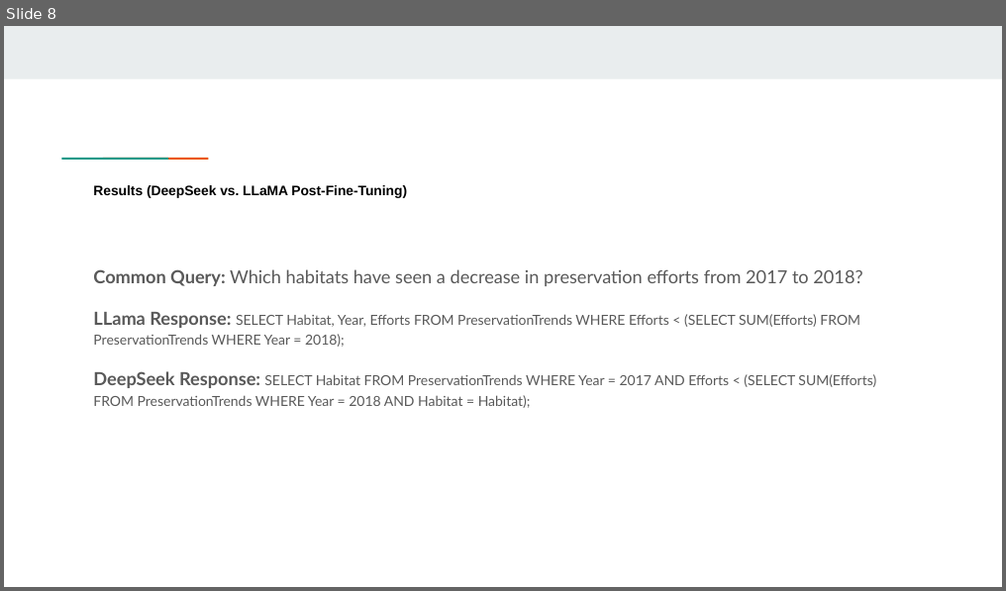
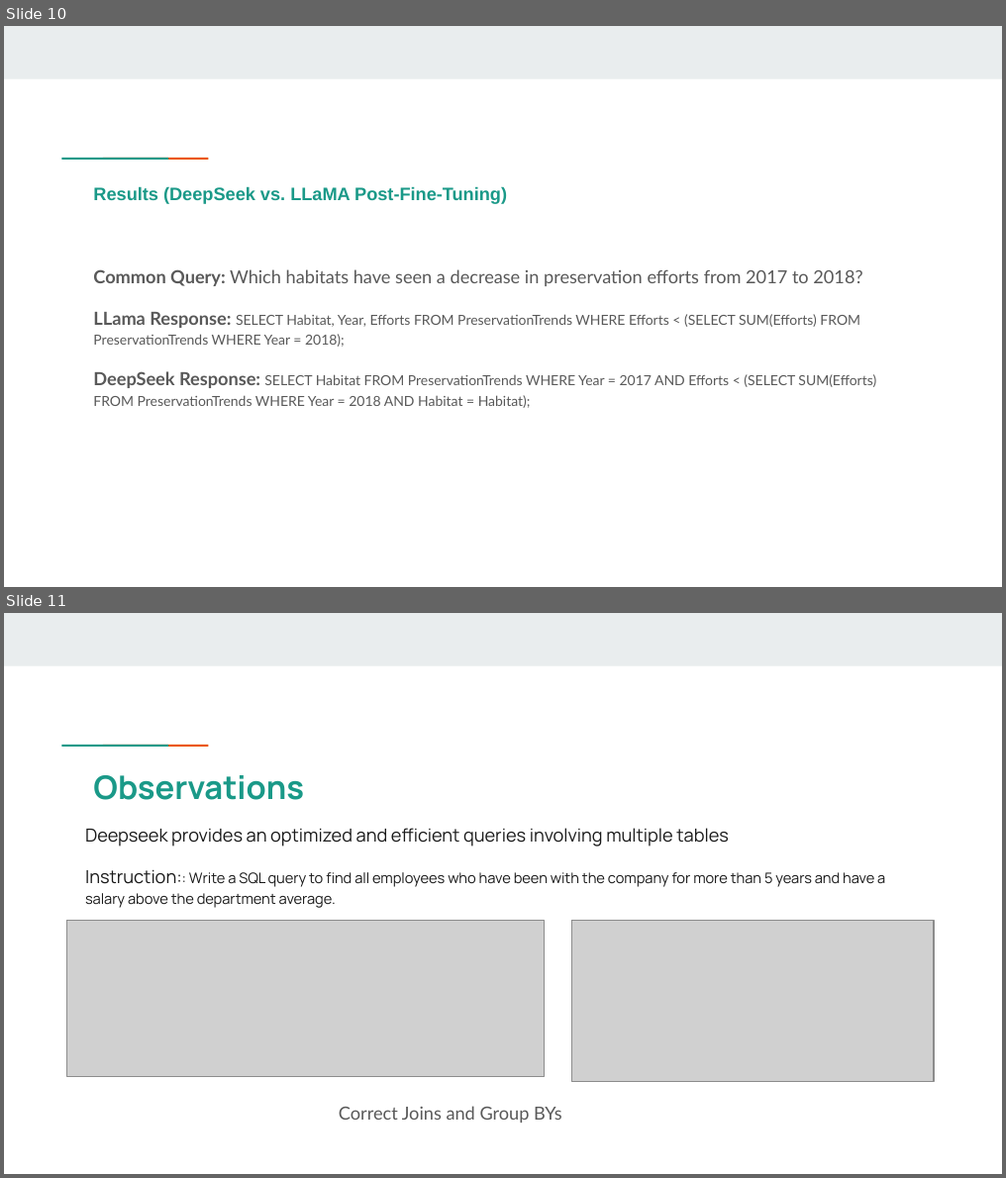
Before and after one commit to noelregis718/PrompttoSql, a slide deck: Mid-term Project.pptx. Shown one above the other, each under a label of ours: slide 8 before the commit, slides 10 and 11 after it. The pictures are 1006x591 and 1006x1178 pixels, drawn with LibreOffice and Linux fonts; fonts in the diff are those of the drawing; grey boxes stand for pictures. Boxes give left, top, right and bottom in pixels: in the first picture for what was removed or moved away, otherwise in the second. Text is boxed around its words. In the diff, an @@ line names an element or a change of style, - is before the commit and + after.

```diff
--- a/Mid-term Project.pptx
+++ b/Mid-term Project.pptx
@@ slide 11 added at bbox=[4, 613, 1002, 1174], background #FFFFFF; not listed: 3 template elements that a slide beside it also shows @@
@@ title added at bbox=[93, 775, 304, 800], 23.4 pt, text #1A9988, bold @@
+Observations
@@ text added at bbox=[85, 828, 885, 908], 10.5 pt, text #1A1A1A @@
+Deepseek provides an optimized and efficient queries involving multiple tables
+Instruction:: Write a SQL query to find all employees who have been with the company for more than 5 years and have a salary above the department average.
@@ picture added at bbox=[67, 920, 544, 1077] @@
@@ picture added at bbox=[572, 920, 934, 1082] @@
@@ text added at bbox=[339, 1106, 562, 1123], 13 pt, text #595959 @@
+Correct Joins and Group BYs
@@ what was slide 8 is now slide 10 @@
@@ slide 10 changed as well @@
@@ title "Results (DeepSeek vs. LLaMA Post-Fine-Tuning)" at bbox=[93, 186, 507, 204]: size 9.9 to 13 pt, text colour #000000 to #1A9988 @@
```
Also in this commit, not shown: 9 other slides changed, 2 other slides added, 1 slide removed, 3 other files.
